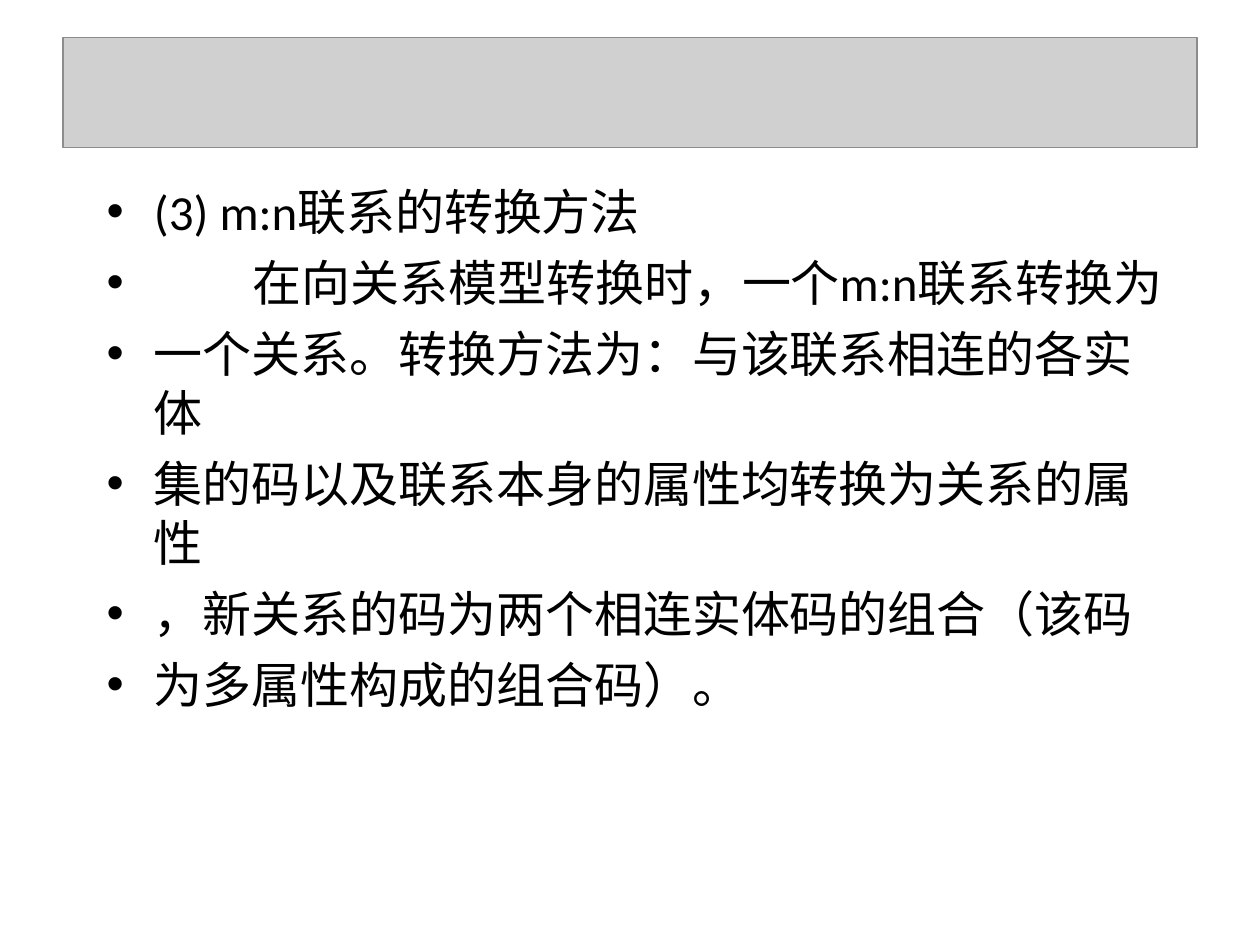
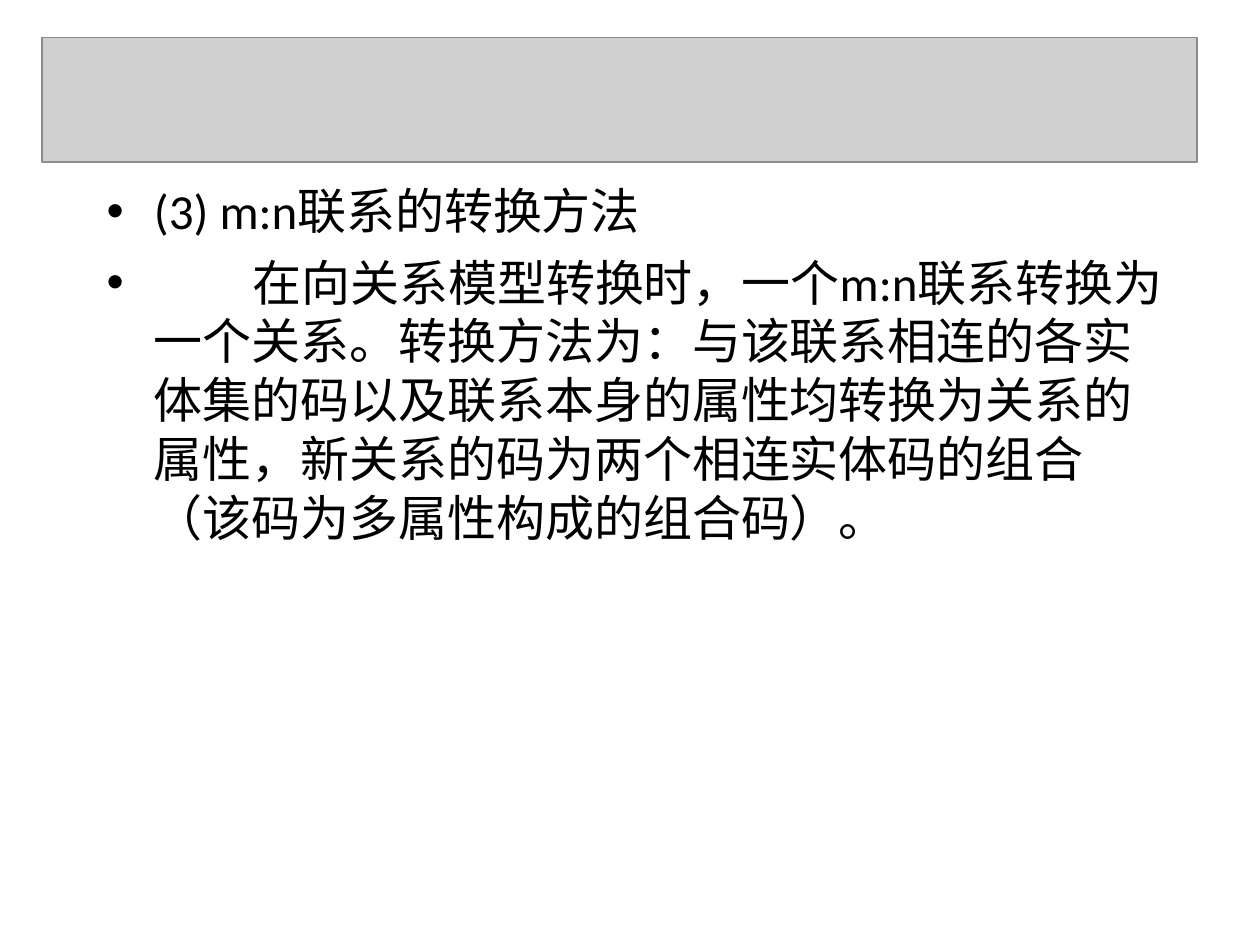
Before and after one commit to yuqingmao2019/MyWorkSpace, a slide deck: slide 108 of 数据库ppt/第1章.ppt (slide 106 before the commit). Drawn at 1260x945 pixels with LibreOffice and Linux fonts; fonts in the diff are those of the drawing; grey boxes stand for pictures; background and template pictures are left out. Boxes give left, top, right and bottom in pixels: in the first picture for what was removed or moved away, otherwise in the second. Text is boxed around its words. In the diff, an @@ line names an element or a change of style, - is before the commit and + after.

```diff
--- a/数据库ppt/第1章.ppt
+++ b/数据库ppt/第1章.ppt
@@ picture: place and size @@
-picture at <box>63,38,1197,147</box>
+picture at <box>42,38,1197,163</box>
@@ text at <box>154,259,1163,541</box>: text changed @@
-• 在向关系模型转换时，一个m:n联系转换为
-• 一个关系。转换方法为：与该联系相连的各实体
-• 集的码以及联系本身的属性均转换为关系的属性
-• ，新关系的码为两个相连实体码的组合（该码
-• 为多属性构成的组合码）。
+• 在向关系模型转换时，一个m:n联系转换为一个关系。转换方法为：与该联系相连的各实体集的码以及联系本身的属性均转换为关系的属性，新关系的码为两个相连实体码的组合（该码为多属性构成的组合码）。
```
Also in this commit, not shown: 118 other slides changed, 3 slides added, 1 slide removed, 2 other files.
